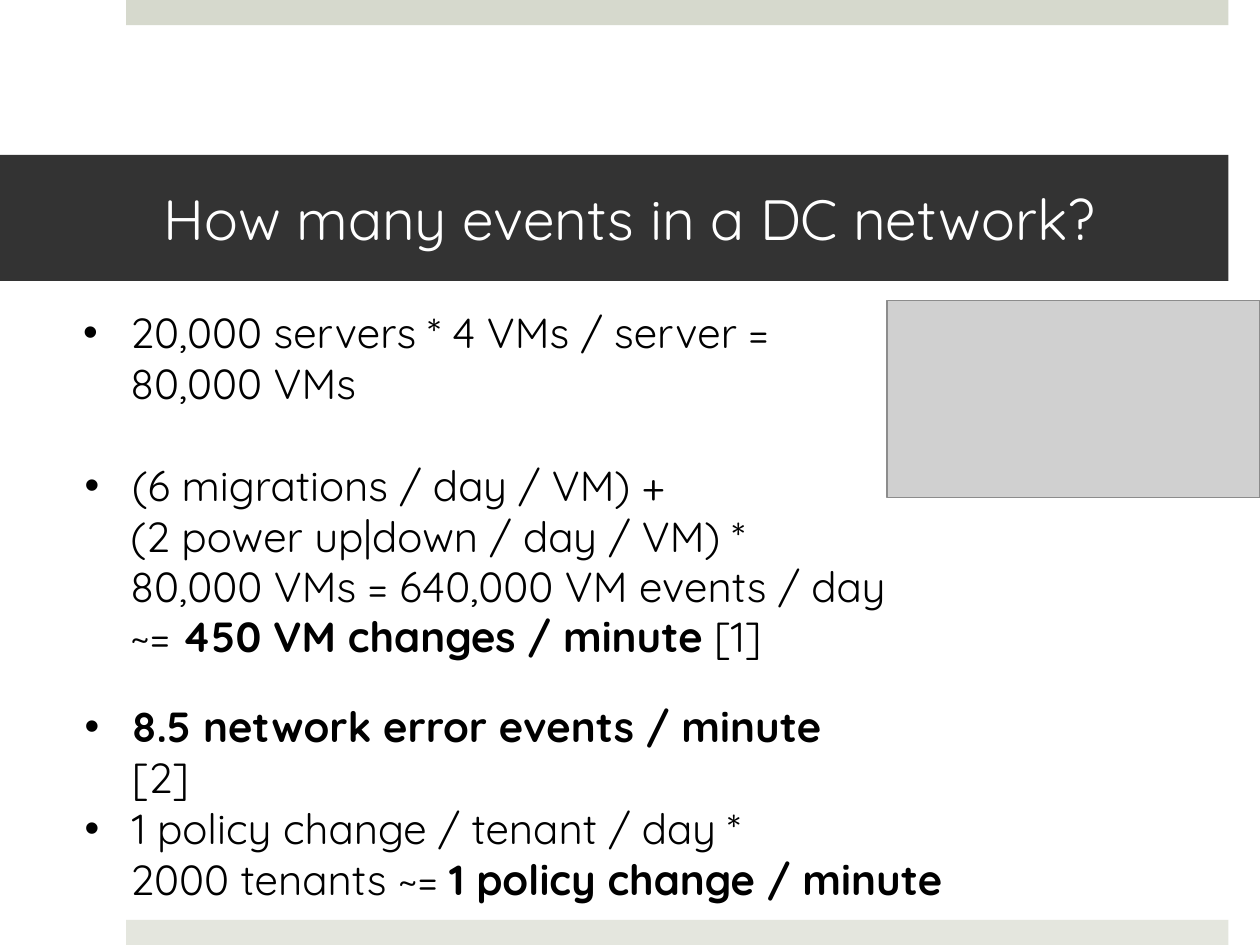
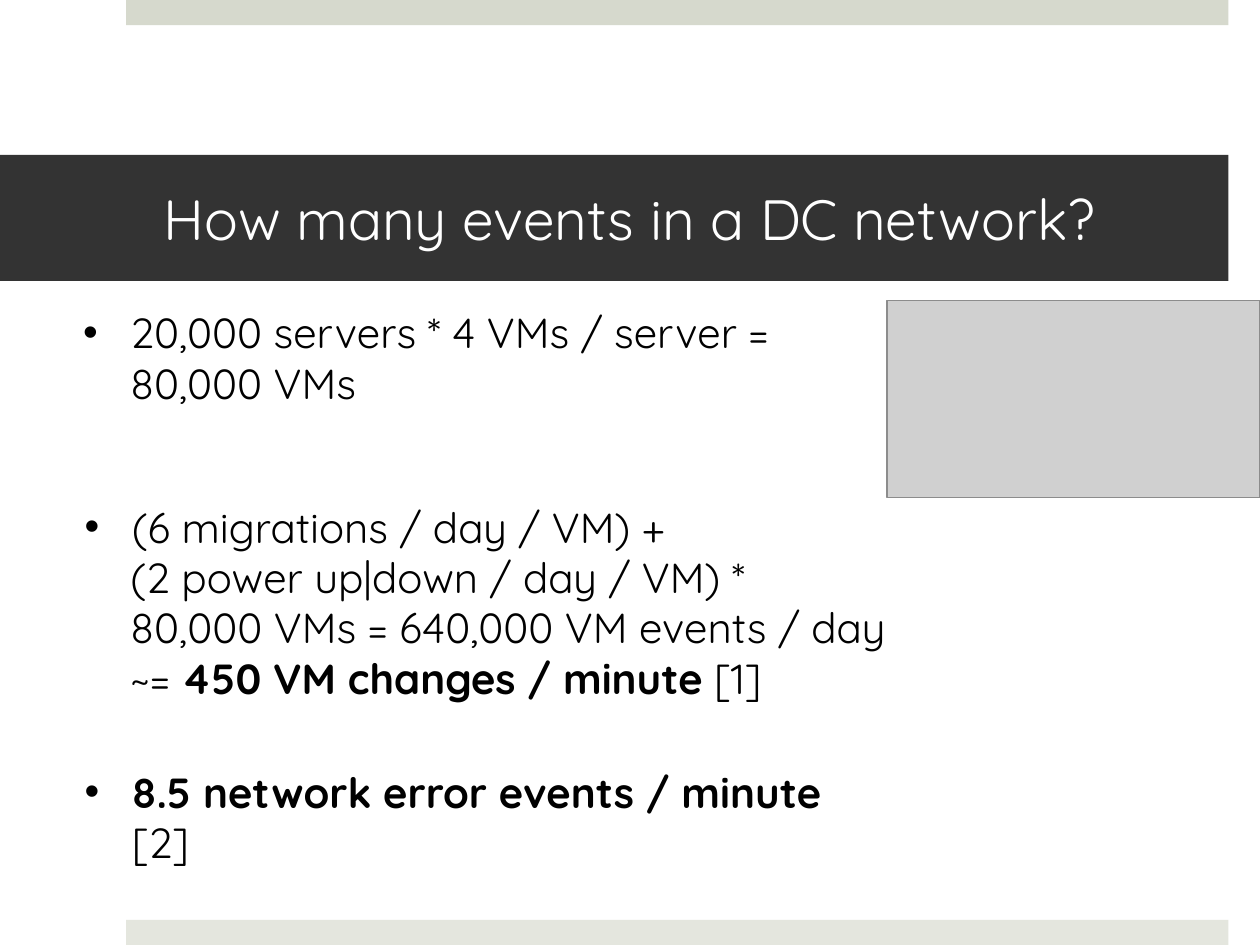
Before and after one commit to colin-scott/Talks, a slide deck: slide 2 of visitday_2013/selectiverecall.pptx. Drawn at 1260x945 pixels with LibreOffice and Linux fonts; fonts in the diff are those of the drawing; grey boxes stand for pictures. Boxes give left, top, right and bottom in pixels: in the first picture for what was removed or moved away, otherwise in the second. Text is boxed around its words. In the diff, an @@ line names an element or a change of style, - is before the commit and + after.

```diff
--- a/visitday_2013/selectiverecall.pptx
+++ b/visitday_2013/selectiverecall.pptx
@@ text "(6 migrations / day / ...": place and size @@
-text "(6 migrations / day / ..." at [130, 470, 885, 661]
+text "(6 migrations / day / ..." at [130, 512, 885, 703]
@@ text "8.5 network error events / ...": place and size @@
-text "8.5 network error events / ..." at [132, 711, 821, 801]
+text "8.5 network error events / ..." at [132, 777, 821, 866]
@@ text removed at [130, 813, 942, 904] @@
-• 1 policy change / tenant / day *
-2000 tenants ~= 1 policy change / minute
```
Also in this commit, not shown: 3 other slides changed, 5 slides added, 3 slides removed, 1 other file.
